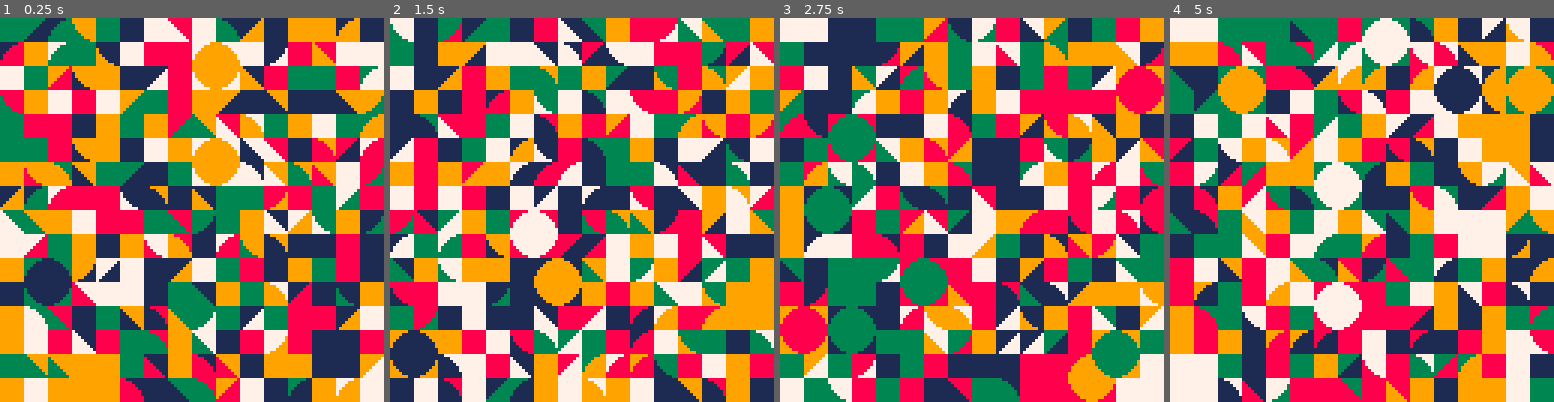
Above: before the commit, frames 1-4 (left to right).
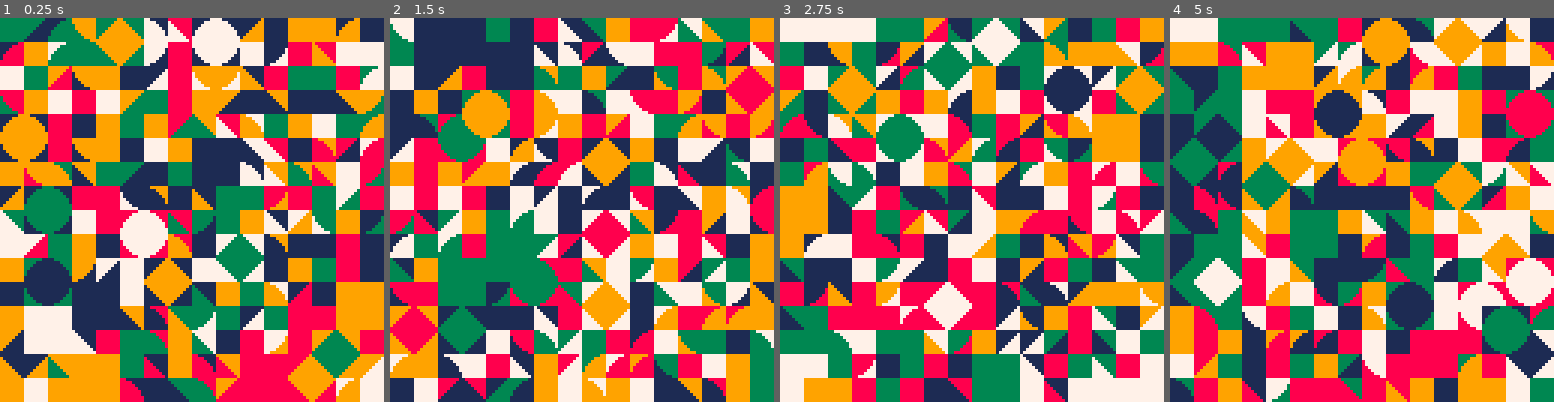
Above: after the commit, the same moments.

Repository: eduvf/PICO-8-experiments
Game: PICO-8 cartridge tile.p8
The game is run twice, just before and just after one commit, with the same random seed, the same clock (stepped at 60 frames per second) and the same inputs.
Inputs:
- Up to frame 1 (0.25 s): no input
- Up to frame 2 (1.5 s): tap O (Z key) at 0.7 s
- Up to frame 3 (2.75 s): tap O (Z key) at 1.7, 2.1, 2.5 s
- Up to frame 4 (5 s): tap O (Z key) every 0.4 s from 2.9 to 4.9 s

The runs differ from the first frame. In frame 1, 18% of the frame differs, in the area x 0-100%, y 0-100%; in frame 2, 24%; in frame 3, 28%; in frame 4, 39%.

Commit message:
add diamonds too

Diff:
--- a/tile.p8
+++ b/tile.p8
@@ -24,7 +24,7 @@
     end
   end
 
-  for i = 1, flr(rnd(16)) do
+  for i = 1, flr(rnd(32)) do
     local x = flr(rnd(16))
     local y = flr(rnd(16))
     local fg = rnd(colors)
@@ -32,10 +32,17 @@
 
     rectfill(x*8, y*8, x*8+15, y*8+15, bg)
     pal(15, fg)
-    spr(2, x*8,   y*8,   1, 1, false, false)
-    spr(2, x*8+8, y*8,   1, 1, true,  false)
-    spr(2, x*8,   y*8+8, 1, 1, false, true)
-    spr(2, x*8+8, y*8+8, 1, 1, true,  true)
+    if rnd() > 0.5 then
+      spr(1, x*8,   y*8,   1, 1, false, false)
+      spr(1, x*8+8, y*8,   1, 1, true,  false)
+      spr(1, x*8,   y*8+8, 1, 1, false, true)
+      spr(1, x*8+8, y*8+8, 1, 1, true,  true)
+    else
+      spr(2, x*8,   y*8,   1, 1, false, false)
+      spr(2, x*8+8, y*8,   1, 1, true,  false)
+      spr(2, x*8,   y*8+8, 1, 1, false, true)
+      spr(2, x*8+8, y*8+8, 1, 1, true,  true)
+    end
   end
 end
 __gfx__
